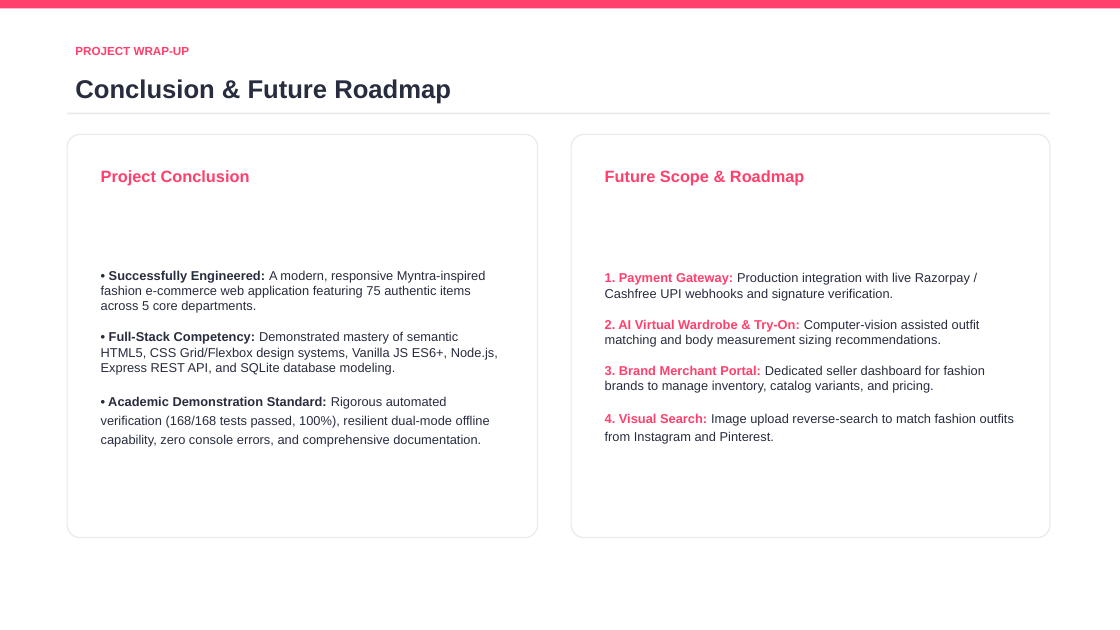
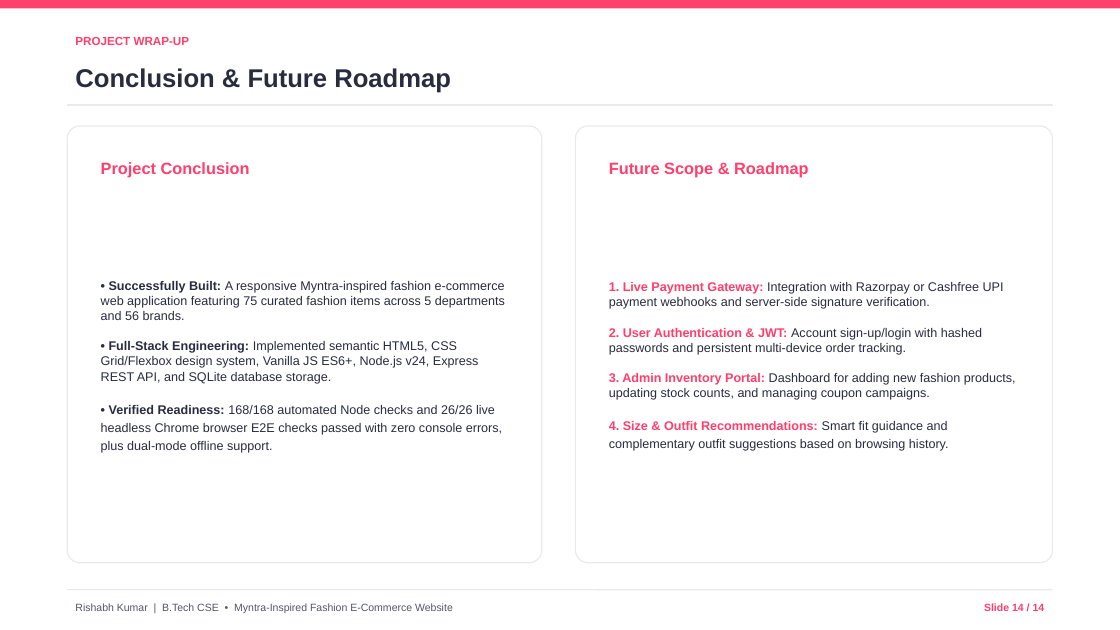
Before and after one commit to krishabh7928-jpg/meesho-clone-, a slide deck: slide 14 of Myntra_Fashion_BTech_Project_Presentation.pptx. Drawn at 1120x630 pixels with LibreOffice and Linux fonts; fonts in the diff are those of the drawing. Boxes give left, top, right and bottom in pixels: in the first picture for what was removed or moved away, otherwise in the second. Text is boxed around its words. In the diff, an @@ line names an element or a change of style, - is before the commit and + after.

Commit message:
Clean up academic README, finalize 14-slide PPTX, and add Viva preparation DOCX

```diff
--- a/Myntra_Fashion_BTech_Project_Presentation.pptx
+++ b/Myntra_Fashion_BTech_Project_Presentation.pptx
@@ text "PROJECT WRAP-UP": place and size @@
-text "PROJECT WRAP-UP" at [75, 47, 190, 55]
+text "PROJECT WRAP-UP" at [75, 37, 190, 45]
@@ text "Conclusion & Future Roadmap": place and size @@
-text "Conclusion & Future Roadmap" at [75, 79, 451, 104]
+text "Conclusion & Future Roadmap" at [75, 68, 451, 93]
@@ line moved from (67, 113) - (1050, 113) to (67, 105) - (1053, 105) @@
@@ rounded rectangle: place and size @@
-rounded rectangle at [571, 134, 1050, 538]
+rounded rectangle at [67, 126, 542, 563]
@@ rounded rectangle at [67, 126, 542, 563]: proportions changed @@
@@ rounded rectangle at [576, 126, 1053, 563]: proportions changed @@
@@ rounded rectangle: place and size @@
-rounded rectangle at [67, 134, 538, 538]
+rounded rectangle at [576, 126, 1053, 563]
@@ text "Project Conclusion": place and size @@
-text "Project Conclusion" at [101, 170, 250, 186]
+text "Project Conclusion" at [101, 162, 250, 178]
@@ text "Future Scope & Roadmap": place and size @@
-text "Future Scope & Roadmap" at [605, 170, 804, 186]
+text "Future Scope & Roadmap" at [609, 162, 808, 178]
@@ text at [101, 281, 505, 453]: text changed; size 11 to 10.8 pt @@
-• Successfully Engineered: A modern, responsive Myntra-inspired fashion e-commerce web application featuring 75 authentic items across 5 core departments.
-• Full-Stack Competency: Demonstrated mastery of semantic HTML5, CSS Grid/Flexbox design systems, Vanilla JS ES6+, Node.js, Express REST API, and SQLite database modeling.
-• Academic Demonstration Standard: Rigorous automated verification (168/168 tests passed, 100%), resilient dual-mode offline capability, zero console errors, and comprehensive documentation.
+• Successfully Built: A responsive Myntra-inspired fashion e-commerce web application featuring 75 curated fashion items across 5 departments and 56 brands.
+• Full-Stack Engineering: Implemented semantic HTML5, CSS Grid/Flexbox design system, Vanilla JS ES6+, Node.js v24, Express REST API, and SQLite database storage.
+• Verified Readiness: 168/168 automated Node checks and 26/26 live headless Chrome browser E2E checks passed with zero console errors, plus dual-mode offline support.
@@ text at [609, 282, 1016, 451]: text changed; size 11 to 10.8 pt @@
-1. Payment Gateway: Production integration with live Razorpay / Cashfree UPI webhooks and signature verification.
-2. AI Virtual Wardrobe & Try-On: Computer-vision assisted outfit matching and body measurement sizing recommendations.
-3. Brand Merchant Portal: Dedicated seller dashboard for fashion brands to manage inventory, catalog variants, and pricing.
-4. Visual Search: Image upload reverse-search to match fashion outfits from Instagram and Pinterest.
+1. Live Payment Gateway: Integration with Razorpay or Cashfree UPI payment webhooks and server-side signature verification.
+2. User Authentication & JWT: Account sign-up/login with hashed passwords and persistent multi-device order tracking.
+3. Admin Inventory Portal: Dashboard for adding new fashion products, updating stock counts, and managing coupon campaigns.
+4. Size & Outfit Recommendations: Smart fit guidance and complementary outfit suggestions based on browsing history.
@@ line added from (67, 590) to (1053, 590), #EAEAEC 1 pt @@
@@ text added at [75, 603, 453, 613], 9 pt, text #535766 @@
+Rishabh Kumar | B.Tech CSE • Myntra-Inspired Fashion E-Commerce Website
@@ text added at [984, 603, 1045, 611], 9 pt, text #FF3F6C, bold @@
+Slide 14 / 14
```
Also in this commit, not shown: 12 other slides changed, 1 slide added, 1 slide removed, 3 other files.
